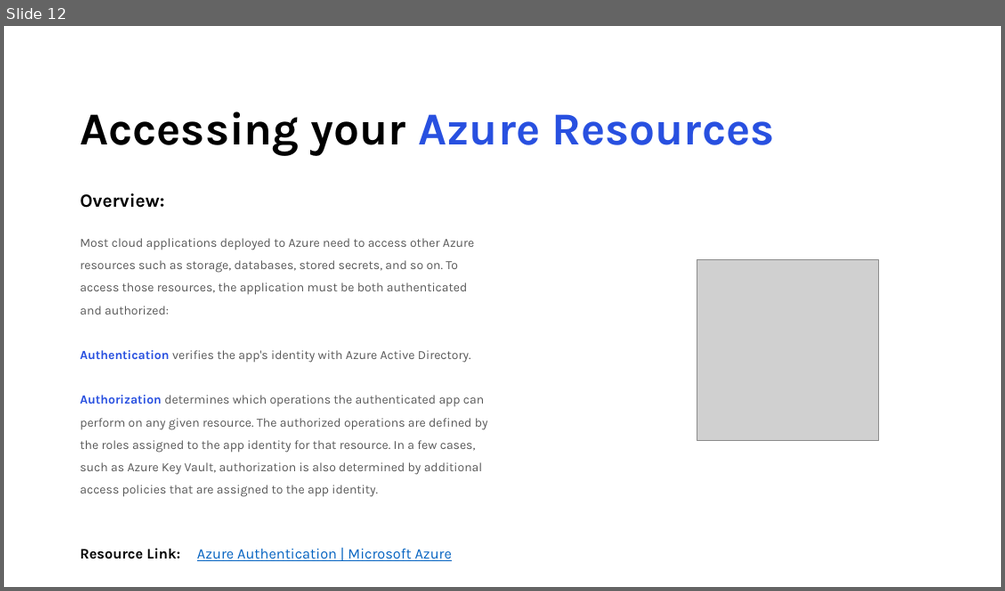
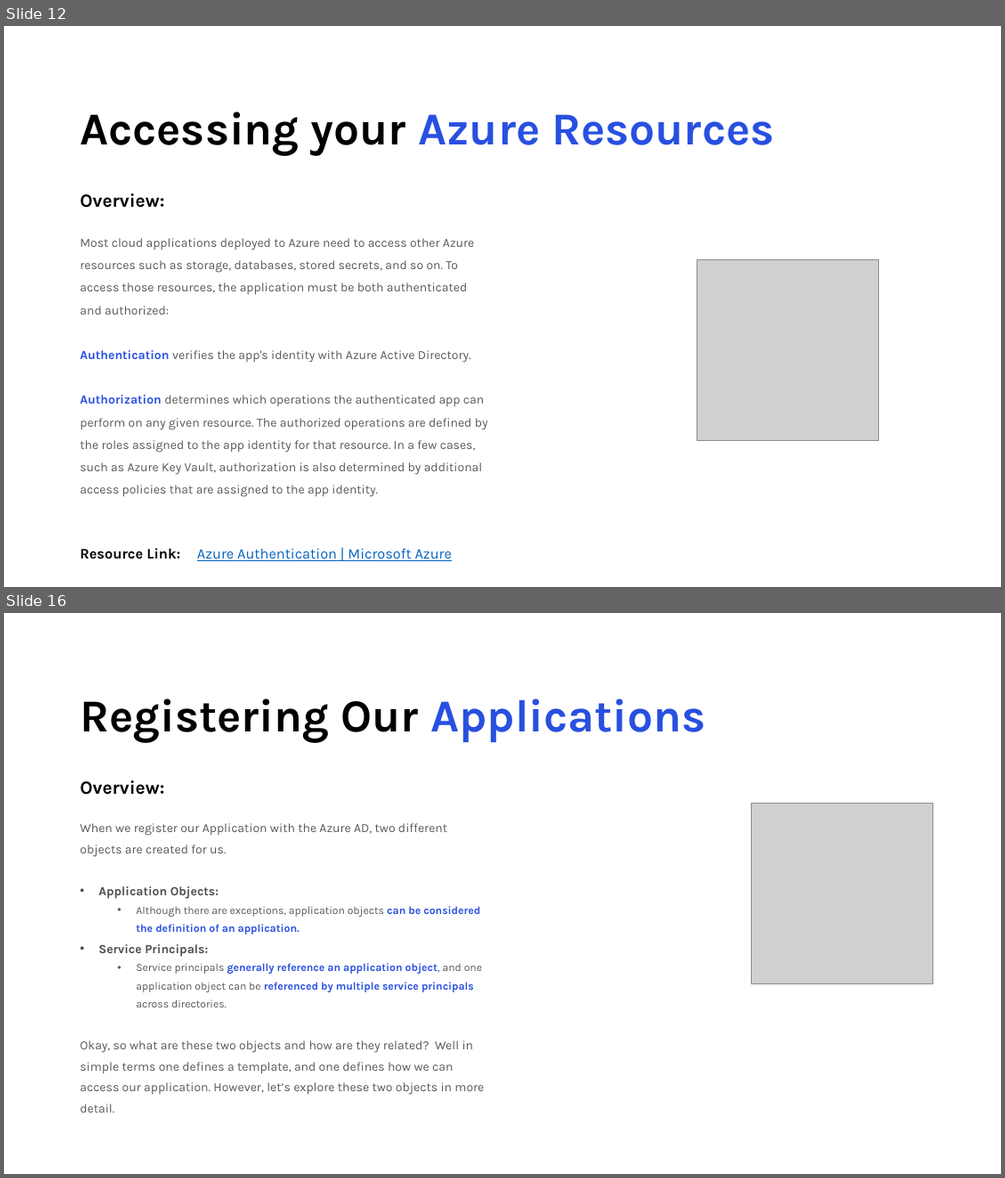
Before and after one commit to areed1192/azure-sql-data-project, a slide deck: samples/resources/Microsoft Azure.pptx. Shown one above the other, each under a label of ours: slide 12 before the commit, slides 12 and 16 after it; the slides between them are not shown. The pictures are 1005x591 and 1005x1178 pixels, drawn with LibreOffice and Linux fonts; fonts in the diff are those of the drawing; grey boxes stand for pictures. Boxes give left, top, right and bottom in pixels: in the first picture for what was removed or moved away, otherwise in the second. Text is boxed around its words. In the diff, an @@ line names an element or a change of style, - is before the commit and + after.

```diff
--- a/samples/resources/Microsoft Azure.pptx
+++ b/samples/resources/Microsoft Azure.pptx
@@ slide 16 added at (4, 613, 1001, 1174), background #FFFFFF @@
@@ title added at (80, 698, 705, 743), 44 pt, text #000000, bold @@
+Registering Our Applications
@@ text added at (80, 780, 164, 795), 18 pt, text #000000, bold @@
+Overview:
@@ text added at (80, 823, 484, 1112), 12 pt, text #595959 @@
+When we register our Application with the Azure AD, two different objects are created for us.
+• Application Objects:
+  • Although there are exceptions, application objects can be considered the definition of an application.
+• Service Principals:
+  • Service principals generally reference an application object, and one application object can be referenced by multiple service principals across directories.
+Okay, so what are these two objects and how are they related? Well in simple terms one defines a template, and one defines how we can access our application. However, let’s explore these two objects in more detail.
@@ picture added at (752, 803, 933, 984) @@
```
Also in this commit, not shown: 1 slide changed, 12 other slides added, 7 other files.
